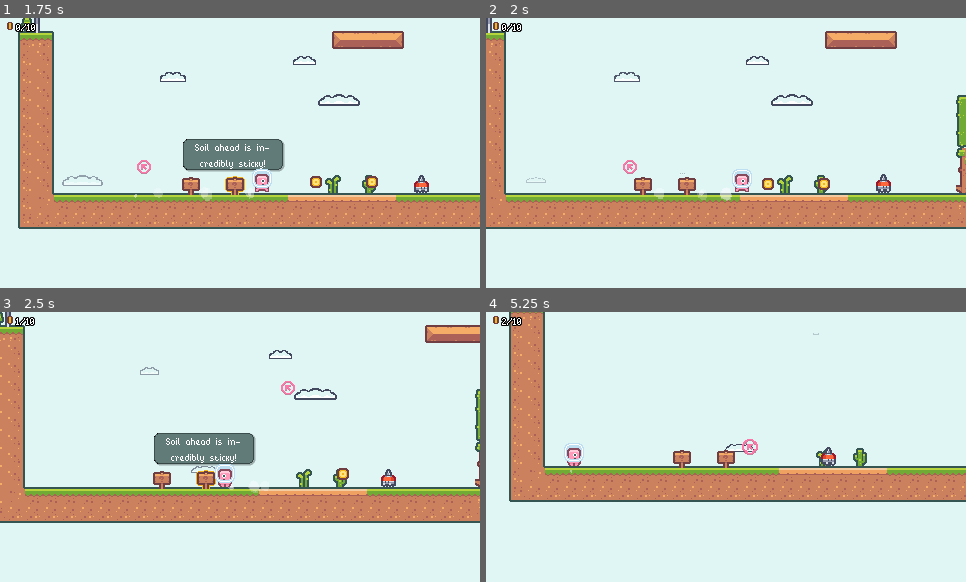
Above: before the commit, frames 1-4 (two rows, left to right).
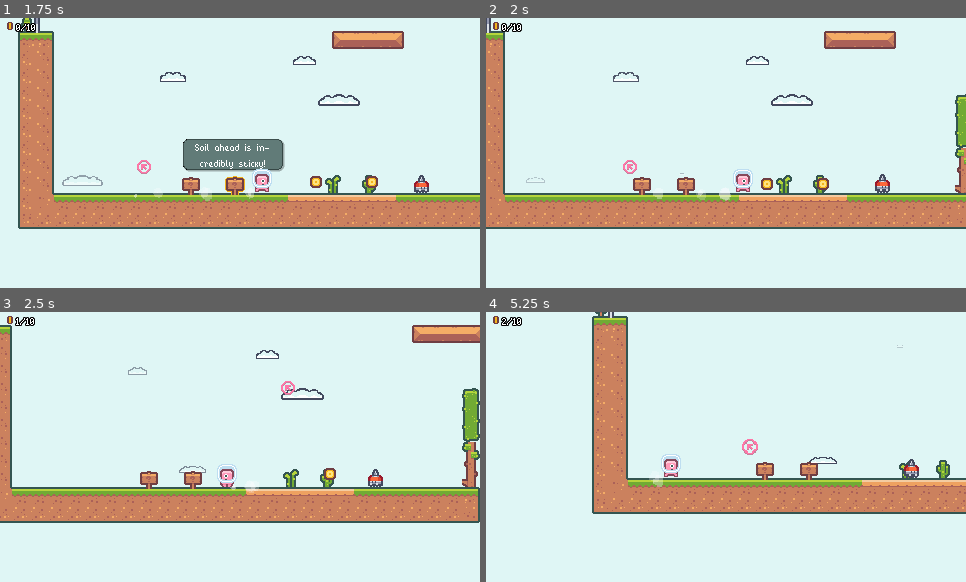
Above: after the commit, the same moments.

Repository: odabasi52/P1-NK
Game: Godot game, scene res://scenes/Levels/level_002.tscn
The game is run twice, just before and just after one commit, with the same random seed, the same clock (stepped at 60 frames per second) and the same inputs. This scene is started directly instead of the project's main scene.
Inputs (mouse positions are in pixels of both pictures, inside the frame that each line leads up to):
- Up to frame 1 (1.75 s): tap Enter (ui_accept) at 0.5 s; move the mouse to (345, 139) at 0.52 s; hold D (move_right) from 0.53 s (still down); click (345, 139) at 0.6 s; tap W (jump) at 0.77, 1.52 s; move the mouse to (144, 166) at 1.27 s; tap Shift (dash_state) at 1.35 s
- Up to frame 2 (2 s): keep holding D (move_right)
- Up to frame 3 (2.5 s): move the mouse to (288, 387) at 2.02 s; release D (move_right) at 2.03 s; hold A (move_left) from 2.03 s (still down); click (288, 387) at 2.1 s
- Up to frame 4 (5.25 s): move the mouse to (702, 501) at 2.77 s; release A (move_left) at 2.78 s; hold D (move_right) 2.78-4.28 s; tap Shift (dash_state) at 2.85, 4.35 s; tap W (jump) at 3.02, 3.77, 4.52 s; move the mouse to (870, 487) at 3.52 s; click (870, 487) at 3.6 s; move the mouse to (582, 406) at 4.27 s; hold A (move_left) 4.28-5.03 s; move the mouse to (750, 447) at 5.02 s; hold D (move_right) from 5.03 s (still down); click (750, 447) at 5.1 s

Frame 1 is identical in both runs. In frame 2, 2.4% of the frame differs, in the area x 0-100%, y 0-78%; in frame 3, 10%; in frame 4, 23%, in the area x 4-100%, y 0-75%.

Commit message:
fixed jump bug

Diff:
--- a/2DPlatformerGame/scenes/Levels/level_002.tscn
+++ b/2DPlatformerGame/scenes/Levels/level_002.tscn
@@ -525,43 +525,43 @@
 [node name="Yapışkan yüzey" type="Node2D" parent="." index="9"]
 
 [node name="Yapıs" parent="Yapışkan yüzey" index="0" instance=ExtResource("7_5o5fl")]
-position = Vector2(222, 10)
+position = Vector2(259, 78)
 
 [node name="Yapıs2" parent="Yapışkan yüzey" index="1" instance=ExtResource("7_5o5fl")]
-position = Vector2(242, 10)
+position = Vector2(239, 8)
 
 [node name="Yapıs3" parent="Yapışkan yüzey" index="2" instance=ExtResource("7_5o5fl")]
-position = Vector2(262, 10)
+position = Vector2(257, 8)
 
 [node name="Yapıs4" parent="Yapışkan yüzey" index="3" instance=ExtResource("7_5o5fl")]
-position = Vector2(282, 10)
+position = Vector2(276, 8)
 
 [node name="Yapıs5" parent="Yapışkan yüzey" index="4" instance=ExtResource("7_5o5fl")]
-position = Vector2(302, 10)
+position = Vector2(296, 8)
 
 [node name="Yapıs6" parent="Yapışkan yüzey" index="5" instance=ExtResource("7_5o5fl")]
-position = Vector2(310, 10)
+position = Vector2(365, 95)
 
 [node name="Yapıs7" parent="Yapışkan yüzey" index="6" instance=ExtResource("7_5o5fl")]
-position = Vector2(833, 6)
+position = Vector2(840, 6)
 
 [node name="Yapıs8" parent="Yapışkan yüzey" index="7" instance=ExtResource("7_5o5fl")]
-position = Vector2(853, 6)
+position = Vector2(860, 6)
 
 [node name="Yapısma" parent="Yapışkan yüzey" index="8" instance=ExtResource("8_2hbcr")]
-position = Vector2(942, 6)
+position = Vector2(939, 6)
 
 [node name="Yapıs9" parent="Yapışkan yüzey" index="9" instance=ExtResource("7_5o5fl")]
-position = Vector2(873, 6)
+position = Vector2(880, 6)
 
 [node name="Yapıs10" parent="Yapışkan yüzey" index="10" instance=ExtResource("7_5o5fl")]
-position = Vector2(893, 6)
+position = Vector2(900, 6)
 
 [node name="Yapıs11" parent="Yapışkan yüzey" index="11" instance=ExtResource("7_5o5fl")]
-position = Vector2(913, 6)
+position = Vector2(920, 6)
 
 [node name="Yapıs12" parent="Yapışkan yüzey" index="12" instance=ExtResource("7_5o5fl")]
-position = Vector2(922, 6)
+position = Vector2(921, 97)
 
 [node name="Yapışkandan çıkar" type="Node2D" parent="." index="10"]
 
@@ -569,13 +569,16 @@
 position = Vector2(407, 59)
 
 [node name="Yapısma3" parent="Yapışkandan çıkar" index="1" instance=ExtResource("8_2hbcr")]
-position = Vector2(202, 10)
+position = Vector2(220, 8)
 
 [node name="Yapısma2" parent="Yapışkandan çıkar" index="2" instance=ExtResource("8_2hbcr")]
-position = Vector2(330, 10)
+position = Vector2(309, 8)
 
 [node name="Yapısma4" parent="Yapışkandan çıkar" index="3" instance=ExtResource("8_2hbcr")]
-position = Vector2(813, 6)
+position = Vector2(822, 6)
+
+[node name="Yapıs" parent="Yapışkandan çıkar" index="4" instance=ExtResource("7_5o5fl")]
+position = Vector2(816, 6)
 
 [node name="Tabelalar" type="Node2D" parent="." index="11"]
 
--- a/2DPlatformerGame/scenes/Levels/level_003.tscn
+++ b/2DPlatformerGame/scenes/Levels/level_003.tscn
@@ -222,6 +222,7 @@
 11:7/0 = 0
 12:7/0 = 0
 16:7/0 = 0
+16:7/0/physics_layer_0/polygon_0/points = PackedVector2Array(-9, -9, 9, -9, 9, 9, -9, 9)
 17:7/0 = 0
 18:7/0 = 0
 19:7/0 = 0
@@ -517,13 +518,13 @@
 [node name="Yapışmadan çık" type="Node2D" parent="."]
 
 [node name="Yapısma" parent="Yapışmadan çık" instance=ExtResource("13_7228c")]
-position = Vector2(164, 7)
+position = Vector2(150, 7)
 
 [node name="Yapısma2" parent="Yapışmadan çık" instance=ExtResource("13_7228c")]
-position = Vector2(-65, 7)
+position = Vector2(-51, 7)
 
 [node name="Yapısma3" parent="Yapışmadan çık" instance=ExtResource("13_7228c")]
-position = Vector2(-79, 7)
+position = Vector2(-35, 89)
 
 [node name="Zıplama" parent="Yapışmadan çık" instance=ExtResource("14_ncgxh")]
 position = Vector2(-2497, 681)
@@ -532,13 +533,13 @@
 position = Vector2(-2481, 681)
 
 [node name="Yapısma4" parent="Yapışmadan çık" instance=ExtResource("13_7228c")]
-position = Vector2(617, 2)
+position = Vector2(609, 2)
 
 [node name="Yapısma5" parent="Yapışmadan çık" instance=ExtResource("13_7228c")]
-position = Vector2(2342, -156)
+position = Vector2(2351, -156)
 
 [node name="Yapısma6" parent="Yapışmadan çık" instance=ExtResource("13_7228c")]
-position = Vector2(2418, -156)
+position = Vector2(2402, -156)
 
 [node name="Spikes" type="Node2D" parent="."]
 z_index = -1
--- a/2DPlatformerGame/scripts/Player.gd
+++ b/2DPlatformerGame/scripts/Player.gd
@@ -22,7 +22,7 @@
 func _ready():
 	$DyingArea.area_entered.connect(self.on_spike_entered)
 	$Yapıs.area_entered.connect(self.on_yapıs_entered)
-	$Yapısma.area_entered.connect(self.on_yapıs_exited)
+	$Yapısma.area_exited.connect(self.on_yapıs_exited)
 	$"Zıpla".area_entered.connect(self.on_zıpla_entered)
 
 
